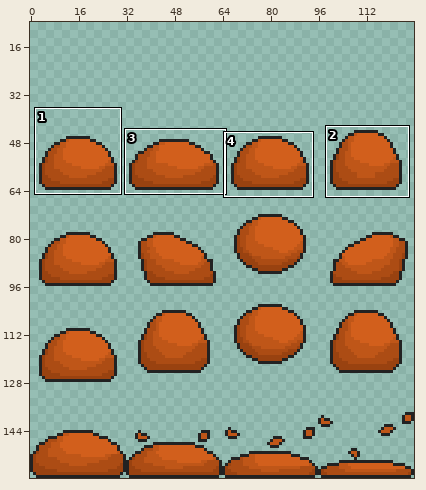
One commit to this sprite sheet: Assets/Enemies/Slime.png. The picture above shows the old version from afar; the outline marks the close-up.
Close-up. Before:
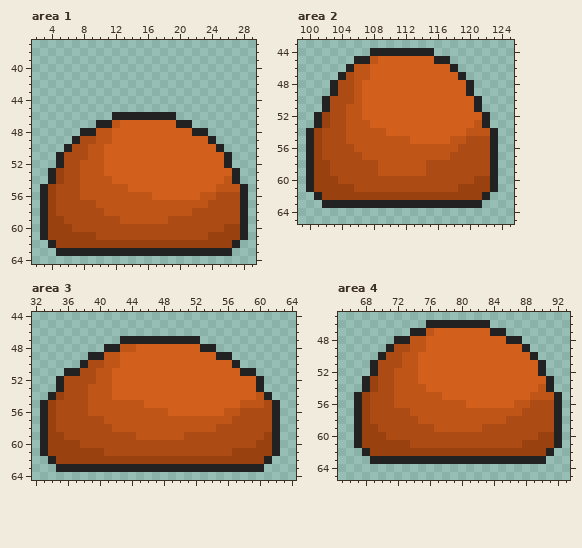
The file is 128x128 pixels. Shown: area 1: x 2..29, y 37..64; area 2: x 99..125, y 43..65; area 3: x 32..64, y 44..64; area 4: x 65..93, y 45..65. The old version is drawn lined up with the new one, on the new canvas. The wide view leaves out empty margins. The commit also changed other parts of the picture, which this record leaves out.
Now the later version:
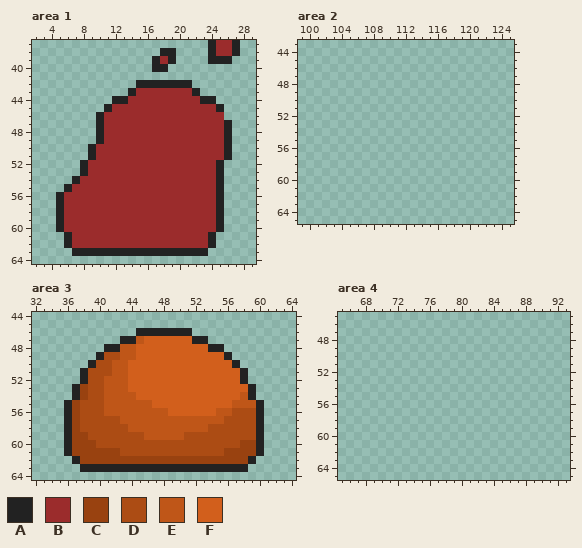
Palette (. is transparent): A #222222  B #9b2c2c  C #994210  D #ac4c14  E #bf5618  F #d25f1c
Change:
canvas 128x128 -> 128x160, the old top-left corner now at 0,32
Area 1:
y 37: x 24..27 .... -> ABBA
y 38: x 18..19 .. -> AA; x 24..27 .... -> ABBA
y 39: x 17..19 ... -> ABA; x 24..26 ... -> AAA
y 40: x 17..18 .. -> AA
y 42: x 15..21 ....... -> AAAAAAA
y 43: x 14..22 ......... -> ABBBBBBBA
y 44: x 12..24 ............. -> AABBBBBBBBBAA
y 45: x 11..25 ............... -> ABBBBBBBBBBBBBA
y 46: x 10..25 ..AAAAAAAA...... -> ABBBBBBBBBBBBBBB
y 47: x 11..26 AEFFFFFFFAA..... -> BBBBBBBBBBBBBBBA
y 48: x 8..26 AAEEFFFFFFFFFFAA... -> ..ABBBBBBBBBBBBBBBA
y 49: x 7..26 ADDEEFFFFFFFFFFFFA.. -> ...ABBBBBBBBBBBBBBBA
y 50: x 6..26 ADDEEFFFFFFFFFFFFFFA. -> ...ABBBBBBBBBBBBBBBBA
y 51: x 5..25 ADDDEEFFFFFFFFFFFFFFF -> ....ABBBBBBBBBBBBBBBB
y 52: x 5..26 ADDEEEFFFFFFFFFFFFFFFA -> ...ABBBBBBBBBBBBBBBBA.
y 53: x 4..27 ACDDEEEFFFFFFFFFFFFFFFFA -> ....ABBBBBBBBBBBBBBBBA..
y 54: x 4..27 ACDDEEEEFFFFFFFFFFFFFFEA -> ...ABBBBBBBBBBBBBBBBBA..
y 55: x 3..28 ACDDDEEEEEEFFFFFFFFFFFEEEA -> ...ABBBBBBBBBBBBBBBBBBA...
y 56: x 3..28 ACDDDEEEEEEEEEFFFFFFEEDDDA -> ..ABBBBBBBBBBBBBBBBBBBA...
y 57: x 3..28 ACDDDDDEEEEEEEEEEEEEEDDDDA -> ..ABBBBBBBBBBBBBBBBBBBA...
y 58: x 3..28 ACDDDDDDEEEEEEEEEEEDDDDDDA -> ..ABBBBBBBBBBBBBBBBBBBA...
y 59: x 3..28 ACCDDDDDDDEEEEEEDDDDDDDDDA -> ..ABBBBBBBBBBBBBBBBBBBA...
y 60: x 3..28 ACCCDDDDDDDDDDDDDDDDDDDCCA -> ..ABBBBBBBBBBBBBBBBBBBA...
y 61: x 3..28 ACCCCCCDDDDDDDDDDDDDDCCCCA -> ...ABBBBBBBBBBBBBBBBBA....
y 62: x 4..27 ACCCCCCCCCCCCCCCCCCCCCCA -> ..ABBBBBBBBBBBBBBBBBA...
y 63: x 5..6 AA -> ..; x 24..26 AAA -> ...
Area 2:
y 44: x 108..115 AAAAAAAA -> ........
y 45: x 106..117 AAEFFFFFFFAA -> ............
y 46: x 105..118 AEEFFFFFFFFFFA -> ..............
y 47: x 104..119 ADEEFFFFFFFFFFFA -> ................
y 48..49: x 103..120 ADDEFFFFFFFFFFFFFA -> ..................
y 50: x 102..121 ADDDEFFFFFFFFFFFFFFA -> ....................
y 51: x 102..121 ADDEEFFFFFFFFFFFFFFA -> ....................
y 52: x 101..122 ACDDEEFFFFFFFFFFFFFFFA -> ......................
y 53: x 101..122 ACDDEEEFFFFFFFFFFFFFEA -> ......................
y 54: x 100..123 ACDDDEEEEEFFFFFFFFFFEEEA -> ........................
y 55: x 100..123 ACDDDEEEEEEEEFFFFFEEDDDA -> ........................
y 56: x 100..123 ACDDDDEEEEEEEEEEEEEDDDDA -> ........................
y 57: x 100..123 ACDDDDDEEEEEEEEEEEDDDDDA -> ........................
y 58..59: x 100..123 ACCDDDDDDEEEEEEDDDDDDDDA -> ........................
y 60: x 100..123 ACCCDDDDDDDDDDDDDDDDDCCA -> ........................
y 61: x 100..123 ACCCCCDDDDDDDDDDDDDCCCCA -> ........................
y 62: x 101..122 ACCCCCCCCCCCCCCCCCCCCA -> ......................
y 63: x 102..121 AAAAAAAAAAAAAAAAAAAA -> ....................
Area 3:
y 46: x 45..51 ....... -> AAAAAAA
y 47: x 45..51 AAAAAAA -> EFFFFFF; x 53 . -> A
y 48: x 53 A -> F; x 55 . -> A
y 49: x 39 A -> .; x 41..44 EEFF -> DDEE; x 55 A -> F
y 50: x 38..39 AD -> .A; x 41 E -> D; x 43 F -> E
y 51: x 36..38 AAD -> ..A; x 40..43 EEFF -> DDEE; x 59 A -> .
y 52: x 35..38 ADDD -> ...A; x 40 E -> D; x 42..43 FF -> EE; x 58..60 FFA -> A..
y 53: x 35..40 ADDDEE -> ..ACDD; x 42..43 FF -> EE; x 59..60 FA -> A.
y 54: x 34..40 ACDDDEE -> ...ACDD; x 42..44 FFF -> EEE; x 58..61 FFEA -> EA..
y 55: x 33..37 ACDDD -> ...AC; x 39..40 EE -> DD; x 46 F -> E; x 57 F -> E; x 60..62 EDA -> A..
y 56: x 33..37 ACDDD -> ...AC; x 39..40 EE -> DD; x 55 F -> E; x 57 E -> D; x 60..62 DDA -> A..
y 57: x 33..37 ACDDD -> ...AC; x 41..42 EE -> DD; x 56 E -> D; x 60..62 DDA -> A..
y 58: x 33..37 ACDDD -> ...AC; x 42..43 EE -> DD; x 54 E -> D; x 60..62 DDA -> A..
y 59: x 33..38 ACCDDD -> ...ACC; x 45 E -> D; x 60..62 DCA -> A..
y 60: x 33..36 ACCC -> ...A; x 38..39 DD -> CC; x 58..62 DDCCA -> CCA..
y 61: x 33..36 ACCC -> ...A; x 41..42 DD -> CC; x 56 D -> C; x 60..62 CCA -> A..
y 62: x 34..37 ACCC -> ...A; x 59..61 CCA -> A..
y 63: x 35..37 AAA -> ...; x 59..60 AA -> ..
Area 4:
y 46: x 76..83 AAAAAAAA -> ........
y 47: x 74..85 AAEFFFFFFFAA -> ............
y 48: x 72..87 AAEEFFFFFFFFFFAA -> ................
y 49: x 71..88 ADDEEFFFFFFFFFFFFA -> ..................
y 50: x 70..89 ADDEEFFFFFFFFFFFFFFA -> ....................
y 51: x 69..90 ADDDEEFFFFFFFFFFFFFFFA -> ......................
y 52: x 69..90 ADDEEEFFFFFFFFFFFFFFFA -> ......................
y 53: x 68..91 ACDDEEEFFFFFFFFFFFFFFFFA -> ........................
y 54: x 68..91 ACDDEEEEFFFFFFFFFFFFFFEA -> ........................
y 55: x 67..92 ACDDDEEEEEEFFFFFFFFFFFEEEA -> ..........................
y 56: x 67..92 ACDDDEEEEEEEEEFFFFFFEEDDDA -> ..........................
y 57: x 67..92 ACDDDDDEEEEEEEEEEEEEEDDDDA -> ..........................
y 58: x 67..92 ACDDDDDDEEEEEEEEEEEDDDDDDA -> ..........................
y 59: x 67..92 ACCDDDDDDDEEEEEEDDDDDDDDDA -> ..........................
y 60: x 67..92 ACCCDDDDDDDDDDDDDDDDDDDCCA -> ..........................
y 61: x 67..92 ACCCCCCDDDDDDDDDDDDDDCCCCA -> ..........................
y 62: x 68..91 ACCCCCCCCCCCCCCCCCCCCCCA -> ........................
y 63: x 69..90 AAAAAAAAAAAAAAAAAAAAAA -> ......................
